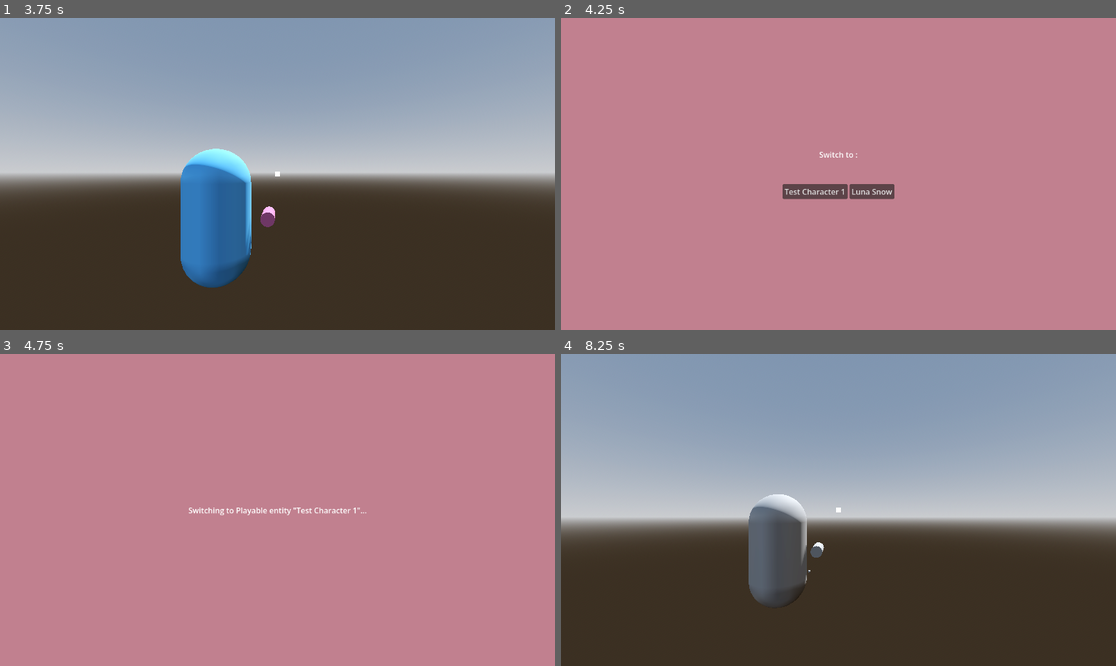
Above: before the commit, frames 1-4 (two rows, left to right).
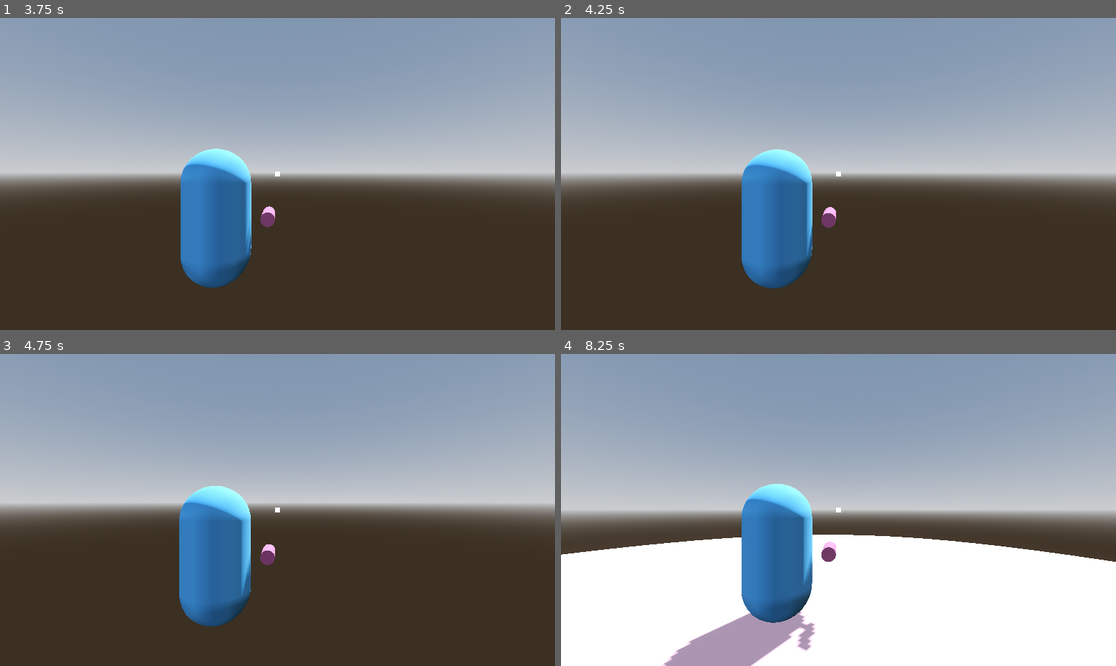
Above: after the commit, the same moments.

Repository: RocoGreen/godot-learning-project
Game: Godot game, scene res://maps/test_map_1/test_map_1.tscn
The game is run twice, just before and just after one commit, with the same random seed, the same clock (stepped at 60 frames per second) and the same inputs.
Inputs (mouse positions are in pixels of both pictures, inside the frame that each line leads up to):
- Up to frame 1 (3.75 s): move the mouse to (305, 174) at 0.52 s; hold Space (ascend) 0.53-1.28 s; hold W (move_forward) from 0.53 s (still down); click (305, 174) at 0.8 s; move the mouse to (249, 174) at 1.27 s; click (249, 174) at 1.35 s; tap Mouse wheel up (toggle_weapon_mode) at 1.55, 2.1 s; move the mouse to (288, 167) at 2.02 s; hold Space (ascend) 2.03-2.78 s; move the mouse to (271, 180) at 2.77 s; tap Space (ascend) at 2.85 s; click (271, 180) at 3.05 s; move the mouse to (316, 177) at 3.52 s; tap Ctrl (crouch) at 3.6 s
- Up to frame 2 (4.25 s): keep holding W (move_forward); tap Mouse wheel up (toggle_weapon_mode) at 3.8 s; tap Escape (switch_playable_played) at 4.15 s
- Up to frame 3 (4.75 s): release W (move_forward) at 4.25 s; click (255, 528) at 4.25 s, where only the run before the commit has a clickable "Test Character 1"
- Up to frame 4 (8.25 s): move the mouse to (794, 506) at 5.02 s; hold W (move_forward) 5.03-6.53 s; click (794, 506) at 5.1 s; tap Space (ascend) at 5.3 s; move the mouse to (844, 510) at 5.77 s; hold Shift (run) 5.78-6.53 s; click (844, 510) at 6.05 s; move the mouse to (816, 503) at 6.52 s; hold D (move_right) 6.53-7.28 s; tap F (toggle_flying_mode) at 6.6 s; tap Mouse wheel up (toggle_weapon_mode) at 6.8, 7.35 s; tap Enter at 7.25 s; move the mouse to (866, 510) at 7.27 s; hold Space (ascend) 7.28-8.03 s; hold W (move_forward) from 7.28 s (still down); move the mouse to (810, 510) at 8.02 s; tap Q (ultimate) at 8.1 s

Frame 1 is identical in both runs. In frame 2, 100% of the frame differs, in the area x 0-100%, y 0-100%; in frame 3, 100%; in frame 4, 46%.

Commit message:
Removed player played switcher
Why ? Because it should be in it's own branch.

Diff:
--- a/entities/playables/_shared/components/abilities/mercy_guardian_angel/playable_mercy_guardian_angel_ability_component.gd
+++ b/entities/playables/_shared/components/abilities/mercy_guardian_angel/playable_mercy_guardian_angel_ability_component.gd
@@ -86,16 +86,15 @@
 		else:
 			_pressing_again_ability_input_action_required = false;
 
-	if not GameState.in_game_input_disabled:
-		var ability_got_reset: bool = _handle_reset_conditions();
-
-		if ability_got_reset:
-			return;
-
-		var something_got_started: bool = _handle_starters();
-
-		if something_got_started:
-			return;
+	var ability_got_reset: bool = _handle_reset_conditions();
+
+	if ability_got_reset:
+		return;
+
+	var something_got_started: bool = _handle_starters();
+
+	if something_got_started:
+		return;
 
 	_handle_handlers(delta);
 
--- a/entities/playables/_shared/components/character_body_3d_utils/playable_character_body_3d_utils_component.gd
+++ b/entities/playables/_shared/components/character_body_3d_utils/playable_character_body_3d_utils_component.gd
@@ -65,7 +65,6 @@
 
 
 func _handle_jumping() -> void:
-	if GameState.in_game_input_disabled: return;
 	if not Input.is_action_just_pressed(&"jump"): return;
 	if not playable.is_on_floor(): return;
 
@@ -103,25 +102,21 @@
 
 	final_velocity *= _get_final_diagonal_and_flying_movement_speed();
 
-	if not GameState.in_game_input_disabled and final_velocity != Vector3.ZERO:
+	if final_velocity != Vector3.ZERO:
 		playable.velocity.x = final_velocity.x;
 		playable.velocity.z = final_velocity.z;
 	else:
 		_handle_diagonal_movement_deceleration(delta);
 
 	if _flying:
-		if not GameState.in_game_input_disabled:
-			if Input.is_action_pressed(&"ascend"):
-				playable.velocity.y = _get_final_diagonal_and_flying_movement_speed();
+		if Input.is_action_pressed(&"ascend"):
+			playable.velocity.y = _get_final_diagonal_and_flying_movement_speed();
 
-			elif Input.is_action_pressed(&"descend"):
-				playable.velocity.y = -_get_final_diagonal_and_flying_movement_speed();
+		elif Input.is_action_pressed(&"descend"):
+			playable.velocity.y = -_get_final_diagonal_and_flying_movement_speed();
 
-			elif final_velocity.z != 0.0:
-				playable.velocity.y = final_velocity.y;
-
-			else:
-				_handle_flying_movement_deceleration(delta);
+		elif final_velocity.z != 0.0:
+			playable.velocity.y = final_velocity.y;
 
 		else:
 			_handle_flying_movement_deceleration(delta);
@@ -141,7 +136,6 @@
 
 
 func _handle_flying_toggle() -> void:
-	if GameState.in_game_input_disabled: return;
 	if not Input.is_action_just_pressed(&"toggle_flying_mode"): return;
 
 	if _flying:
@@ -151,8 +145,6 @@
 
 
 func _handle_running_toggle() -> void:
-	if GameState.in_game_input_disabled: return;
-
 	if Input.is_action_pressed(&"run"):
 		_running = true;
 	else:
--- a/entities/playables/_shared/components/rotation_handling_by_mouse/playable_rotation_handling_by_mouse_component.gd
+++ b/entities/playables/_shared/components/rotation_handling_by_mouse/playable_rotation_handling_by_mouse_component.gd
@@ -27,9 +27,6 @@
 
 	Input.mouse_mode = Input.MOUSE_MODE_CAPTURED;
 
-	GameState.in_game_input_got_disabled.connect(_on_game_state_in_game_input_disabled);
-	GameState.in_game_input_got_enabled_back.connect(_on_game_state_in_game_input_enabled_back);
-
 
 func _physics_process(_delta: float) -> void:
 	if Engine.is_editor_hint(): return;
@@ -44,18 +41,10 @@
 func _input(event: InputEvent) -> void:
 	if Engine.is_editor_hint(): return;
 
-	if not GameState.in_game_input_disabled and event is InputEventMouseMotion:
+	if event is InputEventMouseMotion:
 		_playable_rotation_x += -event.screen_relative.y * mouse_sensitivity;
 		_playable_rotation_y += -event.screen_relative.x * mouse_sensitivity;
 
 
 func _get_configuration_warnings() -> PackedStringArray:
 	return ConfigurationWarningLibrary.get_for_playable(playable);
-
-
-func _on_game_state_in_game_input_disabled() -> void:
-	Input.mouse_mode = Input.MOUSE_MODE_VISIBLE;
-
-
-func _on_game_state_in_game_input_enabled_back() -> void:
-	Input.mouse_mode = Input.MOUSE_MODE_CAPTURED;
--- a/entities/playables/_shared/components/weapons/test_arcing_projectile_weapon_1/playable_test_arcing_projectile_weapon_1_component.gd
+++ b/entities/playables/_shared/components/weapons/test_arcing_projectile_weapon_1/playable_test_arcing_projectile_weapon_1_component.gd
@@ -16,7 +16,6 @@
 func _physics_process(_delta: float) -> void:
 	_mesh_instance_pivot.look_at(camera_component.get_position_to_look_at_aim_direction());
 
-	if GameState.in_game_input_disabled: return;
 	if not Input.is_action_just_pressed(&"primary_fire"): return;
 
 	var bullet: PlayableTestArcingProjectileWeapon1ComponentBullet = _bullet.instantiate();
--- a/entities/playables/_shared/components/weapons/test_hitscan_weapon_1/playable_test_hitscan_weapon_1_component.gd
+++ b/entities/playables/_shared/components/weapons/test_hitscan_weapon_1/playable_test_hitscan_weapon_1_component.gd
@@ -25,8 +25,6 @@
 
 func _physics_process(_delta: float) -> void:
 	_mesh_instance_pivot.look_at(camera_component.get_position_to_look_at_aim_direction());
-
-	if GameState.in_game_input_disabled: return;
 
 	if Input.is_action_just_pressed(&"toggle_weapon_mode"):
 		if _mode == _Mode.HEAL:
--- a/entities/playables/_shared/components/weapons/test_projectile_weapon_1/playable_test_projectile_weapon_1_component.gd
+++ b/entities/playables/_shared/components/weapons/test_projectile_weapon_1/playable_test_projectile_weapon_1_component.gd
@@ -65,7 +65,7 @@
 func _physics_process(_delta: float) -> void:
 	if Engine.is_editor_hint(): return;
 
-	if not GameState.in_game_input_disabled and Input.is_action_just_pressed(&"toggle_weapon_mode"):
+	if Input.is_action_just_pressed(&"toggle_weapon_mode"):
 		_toggle_mode();
 
 	_update_mesh_instance_pivot();
@@ -78,7 +78,7 @@
 
 	_update_ray_point_from_muzzle_forward_indicator();
 
-	if not GameState.in_game_input_disabled and Input.is_action_just_pressed(&"primary_fire"):
+	if Input.is_action_just_pressed(&"primary_fire"):
 		_fire_bullet();
 
 
--- a/entities/playables/luna_snow/components/abilities/clap/playable_luna_snow_clap_ability_component.gd
+++ b/entities/playables/luna_snow/components/abilities/clap/playable_luna_snow_clap_ability_component.gd
@@ -79,9 +79,6 @@
 		else:
 			return;
 
-	elif GameState.in_game_input_disabled:
-		return;
-
 	elif Input.is_action_pressed(input_action_to_start):
 		if not _active:
 			_start();
@@ -168,7 +165,7 @@
 
 
 func _get_where_clap_starts() -> Vector3:
-	return weapon_component.bullet_start_transform_anchor_marker_3d.global_position;
+	return weapon_component.bullet_start_position_anchor_marker_3d.global_position;
 
 
 func _get_where_clap_ends() -> Vector3:
--- a/entities/playables/luna_snow/components/abilities/flake/playable_luna_snow_flake_ability_component.gd
+++ b/entities/playables/luna_snow/components/abilities/flake/playable_luna_snow_flake_ability_component.gd
@@ -24,7 +24,6 @@
 
 
 func _physics_process(_delta: float) -> void:
-	if GameState.in_game_input_disabled: return;
 	if not Input.is_action_just_pressed(input_action_to_use): return;
 
 	if _flaked_entity_health_component:
--- a/entities/playables/luna_snow/components/ultimate/playable_luna_snow_ultimate_component.gd
+++ b/entities/playables/luna_snow/components/ultimate/playable_luna_snow_ultimate_component.gd
@@ -106,14 +106,13 @@
 		if _just_started:
 			_just_started = false;
 
-		if not GameState.in_game_input_disabled:
-			if Input.is_action_just_pressed(input_action_to_use):
-				_toggle_state();
+		if Input.is_action_just_pressed(input_action_to_use):
+			_toggle_state();
 
 		if _state == _State.HEALING:
 			_heal_entities_inside_ultimate(delta);
 
-	elif not GameState.in_game_input_disabled and Input.is_action_pressed(input_action_to_use):
+	elif Input.is_action_pressed(input_action_to_use):
 		_start(delta);
 
 
--- a/entities/playables/luna_snow/components/weapon/playable_luna_snow_weapon_component.gd
+++ b/entities/playables/luna_snow/components/weapon/playable_luna_snow_weapon_component.gd
@@ -46,9 +46,6 @@
 
 
 func _physics_process(_delta: float) -> void:
-	if GameState.in_game_input_disabled:
-		return;
-
 	if Input.is_action_just_pressed(&"toggle_weapon_mode"):
 		_toggle_manual_mode();
 
--- a/game_state/game_state.gd
+++ /dev/null
@@ -1,28 +0,0 @@
-extends Node
-
-
-signal in_game_input_got_disabled;
-signal in_game_input_got_enabled_back;
-
-var in_game_input_disabled: bool = false:
-	set(new_in_game_input_disabled):
-		if in_game_input_disabled == new_in_game_input_disabled: return;
-
-		in_game_input_disabled = new_in_game_input_disabled;
-
-		if in_game_input_disabled == true:
-			in_game_input_got_disabled.emit();
-		else:
-			in_game_input_got_enabled_back.emit();
-
-
-func enable_back_in_game_input() -> void:
-	if in_game_input_disabled == false: return;
-
-	in_game_input_disabled = false;
-
-
-func disable_in_game_input() -> void:
-	if in_game_input_disabled == true: return;
-
-	in_game_input_disabled = true;
--- a/maps/test_map_1/test_map_1.tscn
+++ b/maps/test_map_1/test_map_1.tscn
@@ -1,12 +1,8 @@
 [gd_scene format=3 uid="uid://cg7m86w1c5614"]
 
 [ext_resource type="PackedScene" uid="uid://lvoh7ekjwk3i" path="res://entities/playables/luna_snow/playable_luna_snow.tscn" id="1_nyck6"]
-[ext_resource type="PackedScene" uid="uid://wf5i002qqddf" path="res://playable_played_switcher/playable_played_switcher.tscn" id="1_s6nek"]
 [ext_resource type="PackedScene" uid="uid://c473237cvi31t" path="res://entities/npcs/test_npc_1/ally/test_npc_1_ally.tscn" id="2_5p6cq"]
-[ext_resource type="PackedScene" uid="uid://qt11qx64as1o" path="res://entities/playables/test_character_1/test_character_1.tscn" id="2_v5clh"]
 [ext_resource type="PackedScene" uid="uid://71et6jogo4aq" path="res://entities/npcs/test_npc_1/enemy/test_npc_1_enemy.tscn" id="3_nyck6"]
-[ext_resource type="Resource" uid="uid://ch1uqhr4e8qym" path="res://entities/playables/test_character_1/test_character_1_identity.tres" id="5_3osf1"]
-[ext_resource type="Resource" uid="uid://chhw2k28x473" path="res://entities/playables/luna_snow/playable_luna_snow_identity.tres" id="7_6yu2b"]
 
 [sub_resource type="ProceduralSkyMaterial" id="ProceduralSkyMaterial_87hen"]
 sky_horizon_color = Color(0.66224277, 0.6717428, 0.6867428, 1)
@@ -66,7 +62,7 @@
 
 [node name="Entities" type="Node3D" parent="." unique_id=1004089302]
 
-[node name="PlayablePlayedSpawn" type="Marker3D" parent="Entities" unique_id=767386965]
+[node name="PlayableLunaSnow" parent="Entities" unique_id=1809442355 instance=ExtResource("1_nyck6")]
 transform = Transform3D(1, 0, 0, 0, 1, 0, 0, 0, 1, -6, 3, 0)
 
 [node name="TestNPC1Ally" parent="Entities" unique_id=1120564623 instance=ExtResource("2_5p6cq")]
@@ -74,12 +70,3 @@
 
 [node name="TestNPC1Enemy" parent="Entities" unique_id=1296699483 instance=ExtResource("3_nyck6")]
 transform = Transform3D(1, 0, 0, 0, 1, 0, 0, 0, 1, -5, 1, 5)
-
-[node name="PlayablePlayedSwitcher" parent="." unique_id=1264673539 node_paths=PackedStringArray("playable_spawn_marker_3d") instance=ExtResource("1_s6nek")]
-transform = Transform3D(1, 0, 0, 0, 1, 0, 0, 0, 1, -7, 2, 0)
-playable_test_character_1 = ExtResource("2_v5clh")
-playable_test_character_1_identity = ExtResource("5_3osf1")
-playable_luna_snow = ExtResource("1_nyck6")
-playable_luna_snow_identity = ExtResource("7_6yu2b")
-default_playable = ExtResource("1_nyck6")
-playable_spawn_marker_3d = NodePath("../Entities/PlayablePlayedSpawn")
--- a/playable_played_switcher/playable_played_switcher.gd
+++ /dev/null
@@ -1,81 +0,0 @@
-extends Node3D
-
-
-@export var playable_test_character_1: PackedScene;
-@export var playable_test_character_1_identity: EntityIdentity;
-
-@export var playable_luna_snow: PackedScene;
-@export var playable_luna_snow_identity: EntityIdentity;
-
-@export var default_playable: PackedScene;
-
-@export var playable_spawn_marker_3d: Marker3D;
-
-@onready var ui_panel_container: PanelContainer = %UI;
-@onready var switch_prompt_screen_control: Control = %SwitchPromptScreen;
-@onready var switching_to_playable_screen_control: Control = %SwitchingToPlayableScreen;
-
-@onready var switching_to_playable_label: Label = %SwitchingToPlayableLabel;
-
-var _playable_played: CharacterBody3D;
-
-var _switching_playable: bool = false;
-
-
-func _ready() -> void:
-	ui_panel_container.hide();
-
-	var playable: PhysicsBody3D = default_playable.instantiate();
-
-	playable_spawn_marker_3d.add_child(playable);
-
-	_playable_played = playable;
-
-
-func _process(_delta: float) -> void:
-	if not Input.is_action_just_pressed(&"switch_playable_played"): return;
-	if _switching_playable: return;
-
-	if ui_panel_container.visible:
-		ui_panel_container.hide();
-		GameState.enable_back_in_game_input();
-		return;
-
-	GameState.disable_in_game_input();
-
-	ui_panel_container.show();
-
-
-func _switch_to_playable(playable: PackedScene, playable_identity: EntityIdentity) -> void:
-	_switching_playable = true;
-
-	switch_prompt_screen_control.hide();
-	switching_to_playable_label.text = 'Switching to Playable entity "%s"...' % playable_identity.name;
-	switching_to_playable_screen_control.show();
-
-	var new_playable_played_global_position: Vector3 = _playable_played.global_position;
-	new_playable_played_global_position.y += 5.0;
-
-	_playable_played.queue_free();
-
-	_playable_played = playable.instantiate();
-	playable_spawn_marker_3d.add_child(_playable_played);
-	_playable_played.global_position = new_playable_played_global_position;
-
-	await get_tree().create_timer(0.5).timeout;
-
-	ui_panel_container.hide();
-	switch_prompt_screen_control.visible = true;
-	switching_to_playable_screen_control.visible = false;
-
-	GameState.enable_back_in_game_input();
-
-	_switching_playable = false;
-
-
-func _on_switch_to_test_character_1_button_pressed() -> void:
-	_switch_to_playable(playable_test_character_1, playable_test_character_1_identity);
-
-
-func _on_switch_to_luna_snow_button_pressed() -> void:
-	_switch_to_playable(playable_luna_snow, playable_luna_snow_identity);
--- a/playable_played_switcher/playable_played_switcher.tscn
+++ /dev/null
@@ -1,73 +0,0 @@
-[gd_scene format=3 uid="uid://wf5i002qqddf"]
-
-[ext_resource type="Script" uid="uid://cco0asls47cmg" path="res://playable_played_switcher/playable_played_switcher.gd" id="1_exfwa"]
-
-[sub_resource type="StyleBoxFlat" id="StyleBoxFlat_s6rb8"]
-bg_color = Color(0.7552245, 0.50295997, 0.5596939, 1)
-
-[node name="PlayablePlayedSwitcher" type="Node3D" unique_id=1153680649]
-script = ExtResource("1_exfwa")
-
-[node name="UI" type="PanelContainer" parent="." unique_id=1875578076]
-unique_name_in_owner = true
-z_index = 1
-anchors_preset = 15
-anchor_right = 1.0
-anchor_bottom = 1.0
-grow_horizontal = 2
-grow_vertical = 2
-theme_override_styles/panel = SubResource("StyleBoxFlat_s6rb8")
-
-[node name="SwitchPromptScreen" type="Control" parent="UI" unique_id=117509670]
-unique_name_in_owner = true
-layout_mode = 2
-
-[node name="VBoxContainer" type="VBoxContainer" parent="UI/SwitchPromptScreen" unique_id=1342537972]
-layout_mode = 0
-offset_left = 460.0
-offset_top = 272.0
-offset_right = 692.0
-offset_bottom = 376.0
-size_flags_horizontal = 4
-size_flags_vertical = 4
-theme_override_constants/separation = 50
-
-[node name="Label" type="Label" parent="UI/SwitchPromptScreen/VBoxContainer" unique_id=1034616776]
-layout_mode = 2
-text = "Switch to :"
-horizontal_alignment = 1
-
-[node name="HBoxContainer" type="HBoxContainer" parent="UI/SwitchPromptScreen/VBoxContainer" unique_id=753152293]
-layout_mode = 2
-
-[node name="SwitchToTestCharacter1" type="Button" parent="UI/SwitchPromptScreen/VBoxContainer/HBoxContainer" unique_id=1899877405]
-layout_mode = 2
-text = "Test Character 1"
-
-[node name="SwitchToLunaSnow" type="Button" parent="UI/SwitchPromptScreen/VBoxContainer/HBoxContainer" unique_id=2054788288]
-layout_mode = 2
-text = "Luna Snow"
-
-[node name="SwitchingToPlayableScreen" type="Control" parent="UI" unique_id=1687779781]
-unique_name_in_owner = true
-visible = false
-layout_mode = 2
-
-[node name="SwitchingToPlayableLabel" type="Label" parent="UI/SwitchingToPlayableScreen" unique_id=154584505]
-unique_name_in_owner = true
-layout_mode = 1
-anchors_preset = 8
-anchor_left = 0.5
-anchor_top = 0.5
-anchor_right = 0.5
-anchor_bottom = 0.5
-offset_left = -20.0
-offset_top = -11.5
-offset_right = 20.0
-offset_bottom = 11.5
-grow_horizontal = 2
-grow_vertical = 2
-text = "If you can see this, it means the switcher didn't change this text to \"Switching to *insert playable name*\"."
-
-[connection signal="pressed" from="UI/SwitchPromptScreen/VBoxContainer/HBoxContainer/SwitchToTestCharacter1" to="." method="_on_switch_to_test_character_1_button_pressed"]
-[connection signal="pressed" from="UI/SwitchPromptScreen/VBoxContainer/HBoxContainer/SwitchToLunaSnow" to="." method="_on_switch_to_luna_snow_button_pressed"]
--- a/project.godot
+++ b/project.godot
@@ -14,10 +14,6 @@
 run/main_scene="uid://cg7m86w1c5614"
 config/features=PackedStringArray("4.6", "Forward Plus")
 config/icon="res://icon.svg"
-
-[autoload]
-
-GameState="*uid://bgddjlxnqtpwi"
 
 [debug]
 
Not shown, removed: game_state/game_state.gd.uid
Not shown, removed: playable_played_switcher/playable_played_switcher.gd.uid
